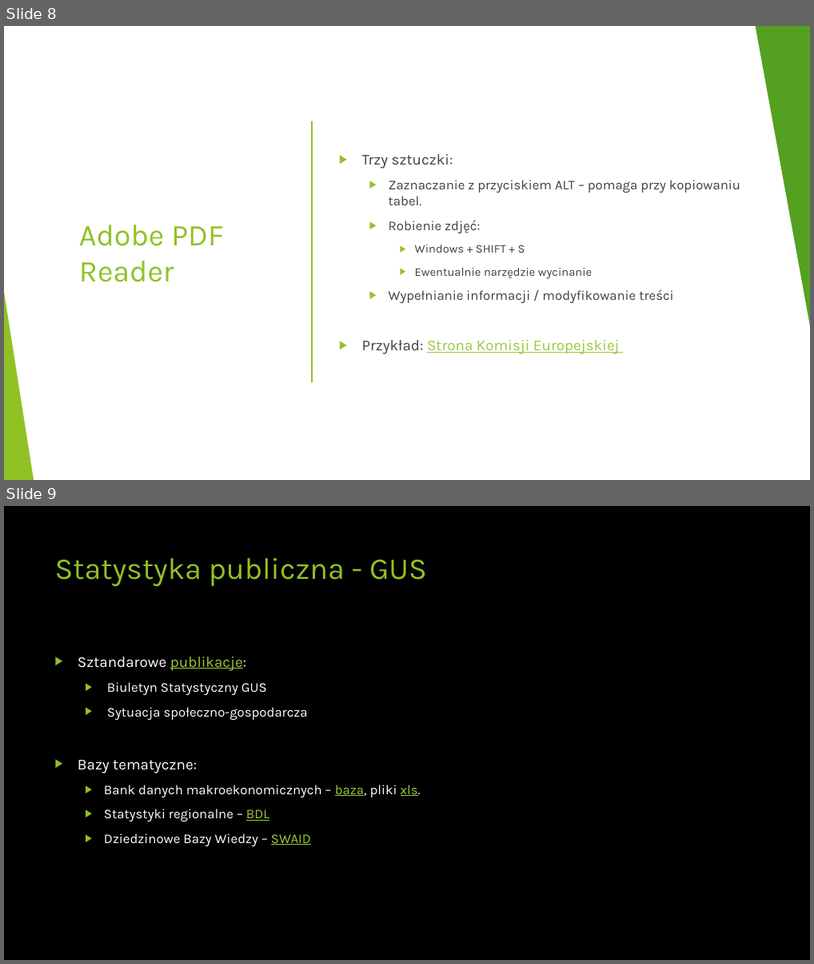
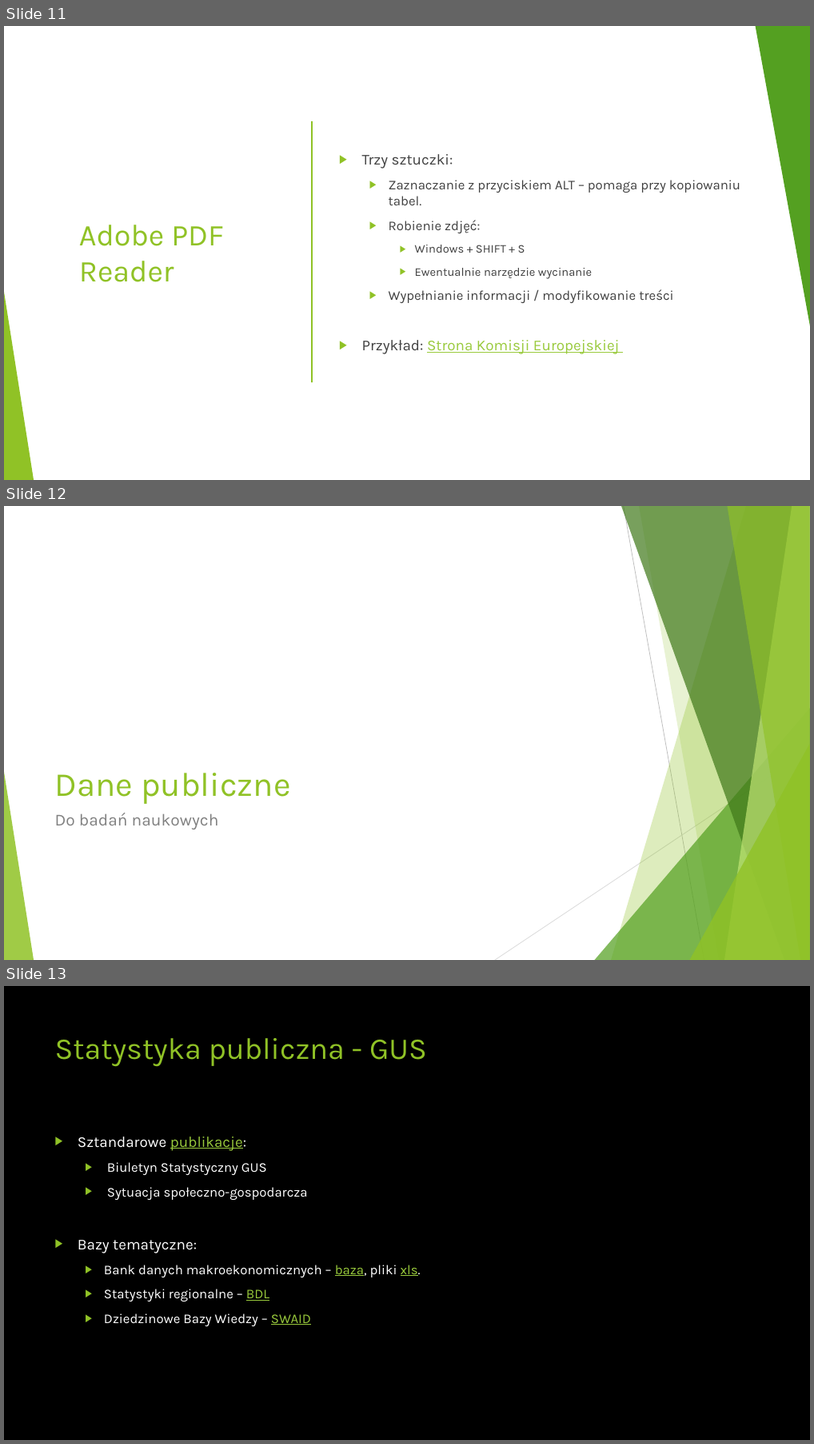
Before and after one commit to jakubrybacki/MBI, a slide deck: Zajecia 3 - Przygotowanie badania/DeskResearch.pptx. Shown one above the other, each under a label of ours: slides 8 and 9 before the commit, slides 11, 12 and 13 after it. The pictures are 814x964 and 814x1444 pixels, drawn with LibreOffice and Linux fonts; fonts in the diff are those of the drawing; background and template pictures are left out. Boxes give left, top, right and bottom in pixels: in the first picture for what was removed or moved away, otherwise in the second. Text is boxed around its words. In the diff, an @@ line names an element or a change of style, - is before the commit and + after.

```diff
--- a/Zajecia 3 - Przygotowanie badania/DeskResearch.pptx
+++ b/Zajecia 3 - Przygotowanie badania/DeskResearch.pptx
@@ slide 12 added at (4,506,810,960), background #FFFFFF; not listed: 10 template elements that a slide beside it also shows @@
@@ title added at (55,772,290,804), 40 pt, text #90C226 @@
+Dane publiczne
@@ text added at (55,812,219,829), 20 pt, text #808080 @@
+Do badań naukowych
@@ what was slide 8 is now slide 11 @@
@@ what was slide 9 is now slide 13 @@
```
Also in this commit, not shown: 2 slides changed, 4 other slides added.
